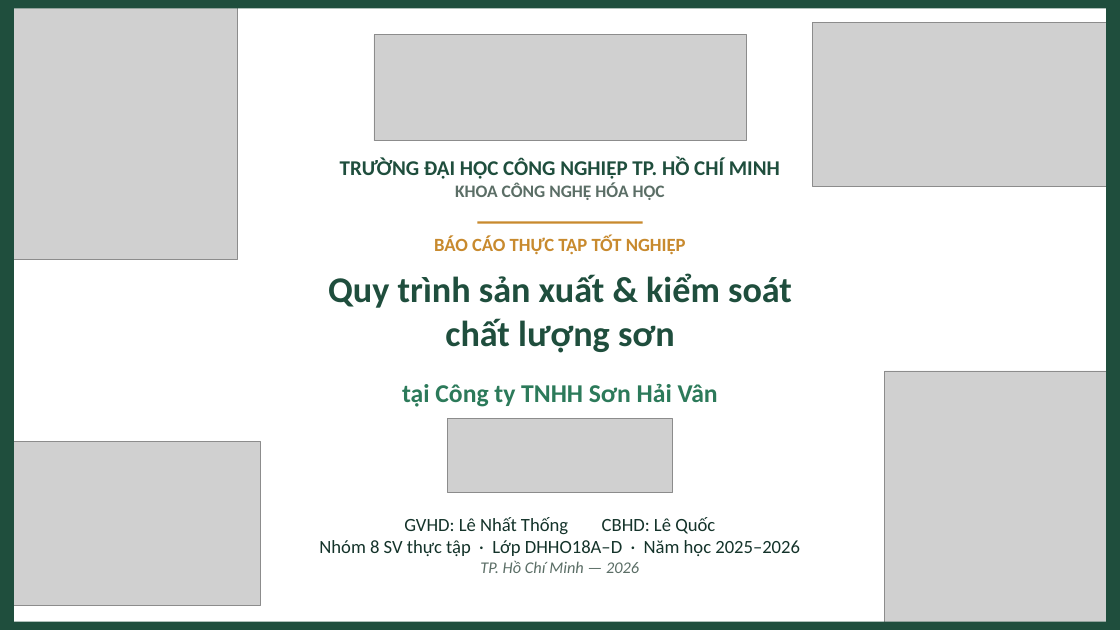
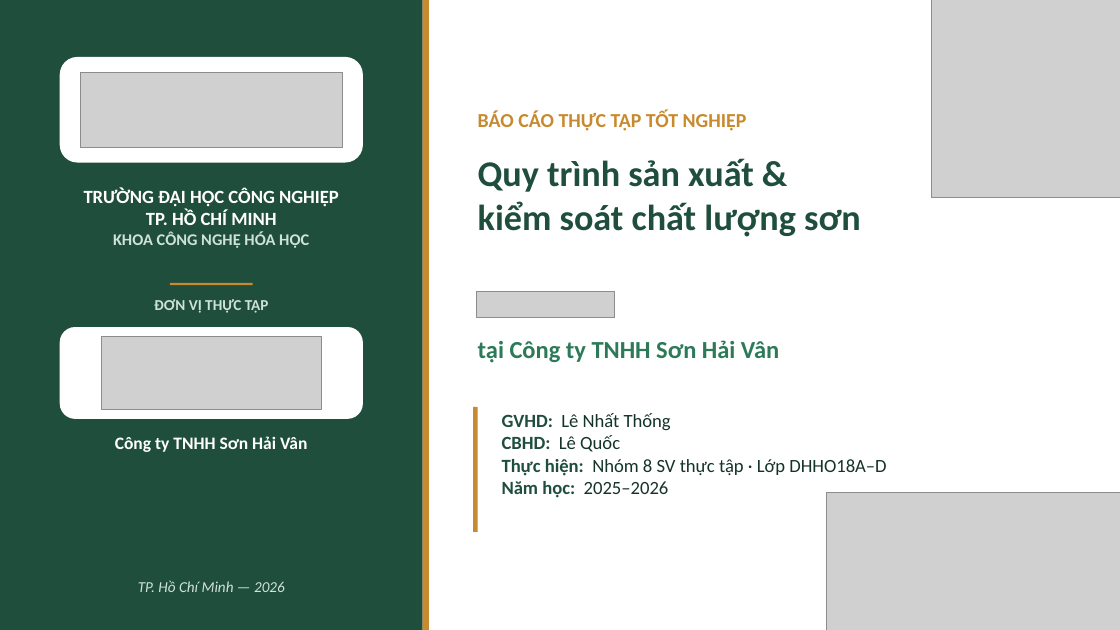
Before and after one commit to tranconcoder/pubic-resources, a slide deck: slide 1 of SuHeo/Báo cáo thực tập - Sơn Hải Vân.pptx. Drawn at 1120x630 pixels with LibreOffice and Linux fonts; fonts in the diff are those of the drawing; grey boxes stand for pictures. Boxes give left, top, right and bottom in pixels: in the first picture for what was removed or moved away, otherwise in the second. Text is boxed around its words. In the diff, an @@ line names an element or a change of style, - is before the commit and + after.

```diff
--- a/SuHeo/Báo cáo thực tập - Sơn Hải Vân.pptx
+++ b/SuHeo/Báo cáo thực tập - Sơn Hải Vân.pptx
@@ rectangle resized from (x1=0, y1=0, x2=13, y2=630) to (x1=0, y1=0, x2=423, y2=630) @@
@@ rectangle removed at (x1=0, y1=0, x2=1120, y2=8) @@
@@ rectangle added at (x1=423, y1=0, x2=429, y2=630), fill #C88A2E @@
@@ picture resized from (x1=0, y1=0, x2=237, y2=259) to (x1=932, y1=0, x2=1120, y2=197) @@
@@ rectangle removed at (x1=1107, y1=0, x2=1120, y2=630) @@
@@ rounded rectangle added at (x1=60, y1=57, x2=363, y2=163), fill #FFFFFF @@
@@ picture resized from (x1=374, y1=35, x2=746, y2=141) to (x1=81, y1=72, x2=343, y2=147) @@
@@ text "BÁO CÁO THỰC TẬP TỐT ..." moved from (x1=434, y1=236, x2=686, y2=255) to (x1=478, y1=110, x2=747, y2=131) @@
@@ text "BÁO CÁO THỰC TẬP TỐT ..." at (x1=478, y1=110, x2=747, y2=131): size 16 to 17 pt; alignment centre to left @@
@@ text at (x1=478, y1=158, x2=861, y2=237): text changed @@
-Quy trình sản xuất & kiểm soát
-chất lượng sơn
+Quy trình sản xuất &
+kiểm soát chất lượng sơn
@@ text "TRƯỜNG ĐẠI HỌC CÔNG NGHIỆP" moved from (x1=340, y1=157, x2=780, y2=200) to (x1=84, y1=188, x2=339, y2=248) @@
@@ text at (x1=84, y1=188, x2=339, y2=225): text changed; size 18 to 16 pt; text colour #1F4E3D to #FFFFFF @@
-TRƯỜNG ĐẠI HỌC CÔNG NGHIỆP TP. HỒ CHÍ MINH
+TRƯỜNG ĐẠI HỌC CÔNG NGHIỆP
+TP. HỒ CHÍ MINH
@@ text at (x1=113, y1=232, x2=309, y2=248): size 15 to 14 pt, text colour #5B6E66 to #CFE2D8 in "KHOA CÔNG NGHỆ HÓA HỌC" @@
@@ rectangle removed at (x1=477, y1=222, x2=643, y2=224) @@
@@ text added at (x1=154, y1=299, x2=269, y2=313), 13 pt, text #CFE2D8, bold @@
+ĐƠN VỊ THỰC TẬP
@@ rectangle added at (x1=170, y1=283, x2=252, y2=286), fill #C88A2E @@
@@ picture added at (x1=477, y1=292, x2=615, y2=318) @@
@@ rounded rectangle added at (x1=60, y1=327, x2=363, y2=418), fill #FFFFFF @@
@@ picture resized from (x1=448, y1=419, x2=673, y2=493) to (x1=101, y1=337, x2=321, y2=409) @@
@@ text "tại Công ty TNHH Sơn ..." moved from (x1=402, y1=384, x2=718, y2=407) to (x1=478, y1=340, x2=779, y2=363) @@
@@ text "tại Công ty TNHH Sơn ..." at (x1=478, y1=340, x2=779, y2=363): size 22 to 21 pt; alignment centre to left @@
@@ picture removed at (x1=885, y1=371, x2=1120, y2=630) @@
@@ rectangle added at (x1=473, y1=407, x2=477, y2=532), fill #C88A2E @@
@@ text at (x1=502, y1=413, x2=886, y2=498): text changed @@
-GVHD: Lê Nhất Thống CBHD: Lê Quốc
-Nhóm 8 SV thực tập · Lớp DHHO18A–D · Năm học 2025–2026
-TP. Hồ Chí Minh — 2026
+GVHD: Lê Nhất Thống
+CBHD: Lê Quốc
+Thực hiện: Nhóm 8 SV thực tập · Lớp DHHO18A–D
+Năm học: 2025–2026
@@ picture removed at (x1=0, y1=442, x2=261, y2=606) @@
@@ text added at (x1=115, y1=436, x2=307, y2=452), 15 pt, text #FFFFFF, bold @@
+Công ty TNHH Sơn Hải Vân
@@ picture resized from (x1=812, y1=23, x2=1120, y2=187) to (x1=826, y1=492, x2=1120, y2=630) @@
@@ text added at (x1=138, y1=580, x2=285, y2=592), 13 pt, text #CFE2D8, italic @@
+TP. Hồ Chí Minh — 2026
@@ rectangle removed at (x1=0, y1=622, x2=1120, y2=630) @@
```
Also in this commit, not shown: 1 other file.
